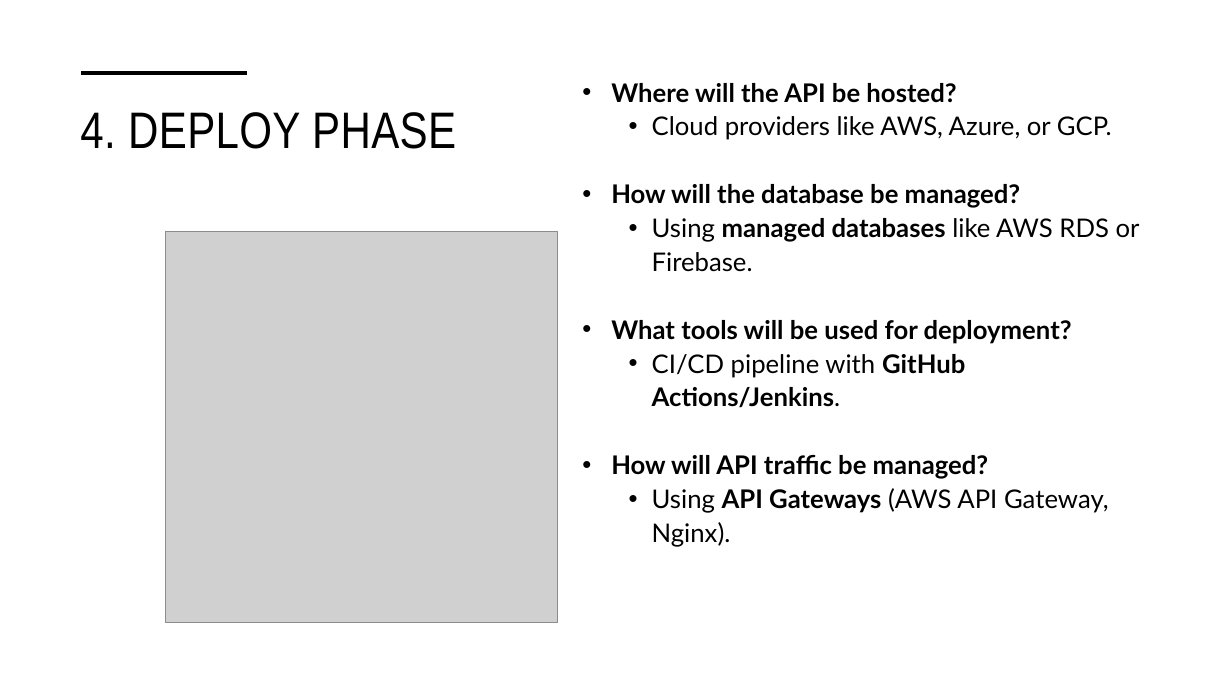
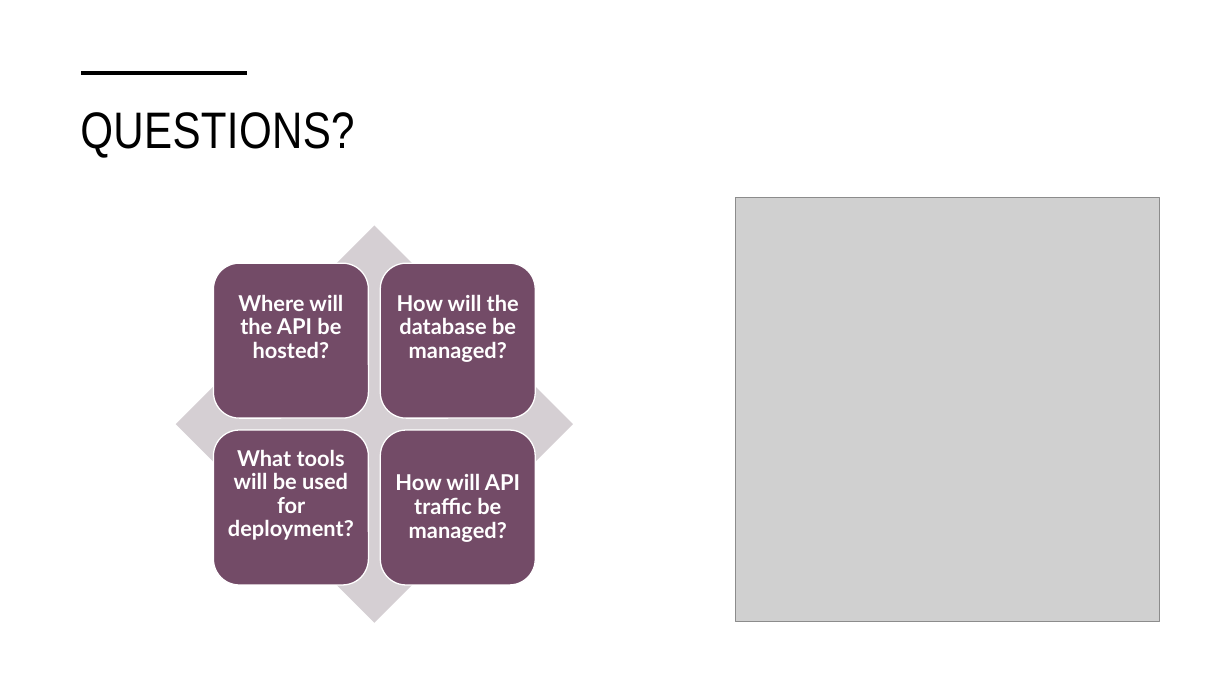
Before and after one commit to ashesh808/API-Demo-Presentation, a slide deck: slide 19 of Presentation.pptx (slide 11 before the commit). Drawn at 1232x693 pixels with LibreOffice and Linux fonts; fonts in the diff are those of the drawing; grey boxes stand for pictures. Boxes give left, top, right and bottom in pixels: in the first picture for what was removed or moved away, otherwise in the second. Text is boxed around its words. In the diff, an @@ line names an element or a change of style, - is before the commit and + after.

```diff
--- a/Presentation.pptx
+++ b/Presentation.pptx
@@ text removed at [611, 83, 1140, 547] @@
-• Where will the API be hosted?
-  • Cloud providers like AWS, Azure, or GCP.
-• How will the database be managed?
-  • Using managed databases like AWS RDS or Firebase.
-• What tools will be used for deployment?
-  • CI/CD pipeline with GitHub Actions/Jenkins.
-• How will API traffic be managed?
-  • Using API Gateways (AWS API Gateway, Nginx).
@@ title removed at [80, 112, 456, 149] @@
-4. DEPLOY PHASE
@@ title added at [80, 112, 354, 158], 40 pt, text #000000 @@
+QUESTIONS?
@@ picture: place and size @@
-picture at [165, 231, 557, 623]
+picture at [736, 197, 1161, 622]
@@ group added at [176, 226, 573, 623]: 4 rounded rectangles, 4 texts, 1 diamond @@
+Where will the API be hosted?
+How will the database be managed?
+What tools will be used for deployment?
+How will API traffic be managed?
```
Also in this commit, not shown: 7 other slides changed, 11 slides added, 1 other file.
